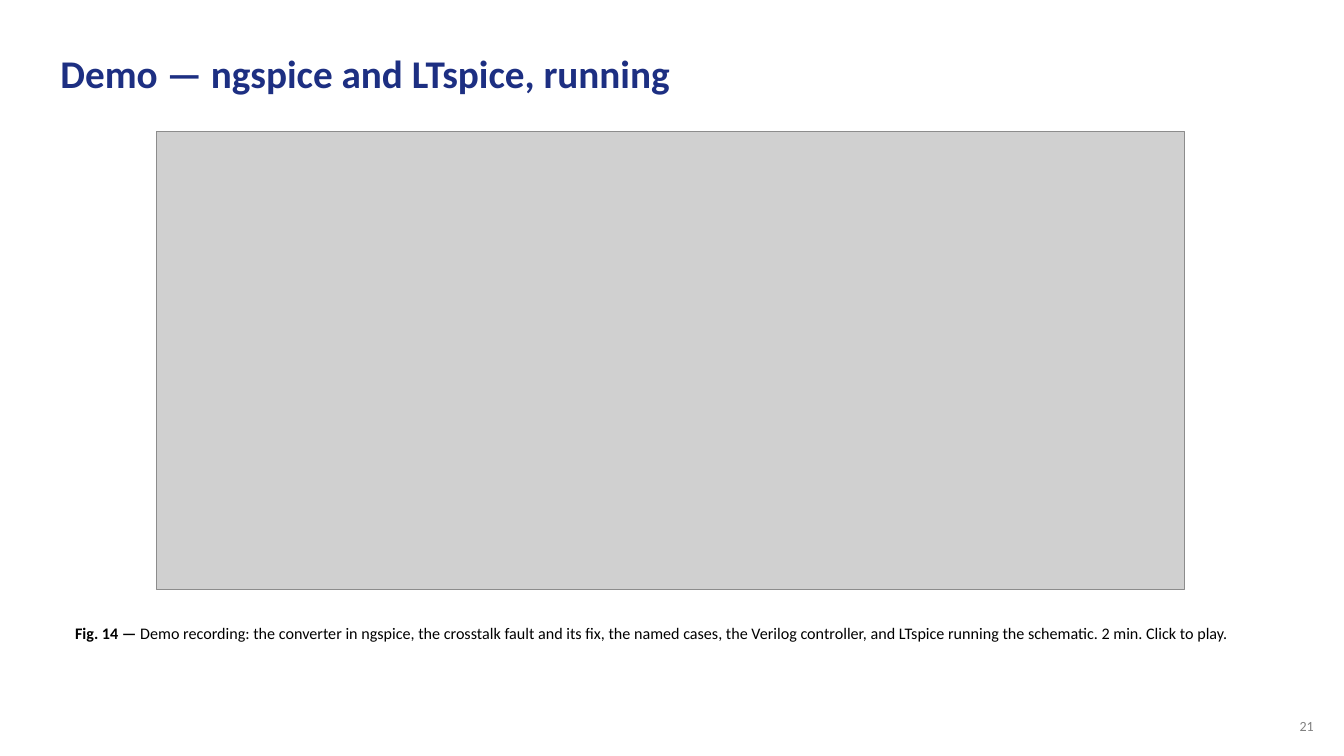
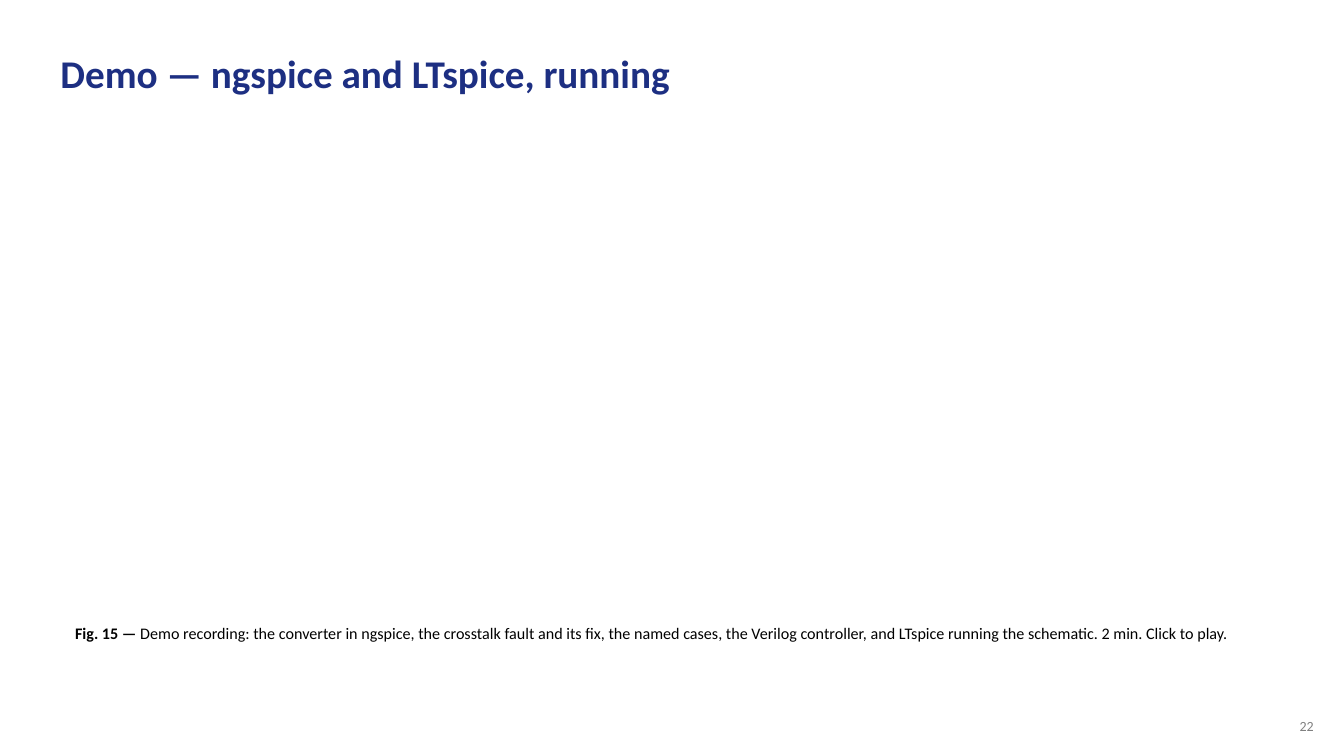
Before and after one commit to Amritha902/gan-driver, a slide deck: slide 22 of review/GaN_Review1_BACKUP.pptx (slide 21 before the commit). Drawn at 1344x756 pixels with LibreOffice and Linux fonts; fonts in the diff are those of the drawing; grey boxes stand for pictures. Boxes give left, top, right and bottom in pixels: in the first picture for what was removed or moved away, otherwise in the second. Text is boxed around its words. In the diff, an @@ line names an element or a change of style, - is before the commit and + after.

```diff
--- a/review/GaN_Review1_BACKUP.pptx
+++ b/review/GaN_Review1_BACKUP.pptx
@@ picture removed at box(156, 131, 1185, 590) @@
@@ text at box(75, 627, 1227, 642): text changed @@
-Fig. 14 — Demo recording: the converter in ngspice, the crosstalk fault and its fix, the named cases, the Verilog controller, and LTspice running the schematic. 2 min. Click to play.
+Fig. 15 — Demo recording: the converter in ngspice, the crosstalk fault and its fix, the named cases, the Verilog controller, and LTspice running the schematic. 2 min. Click to play.
@@ text at box(1300, 722, 1314, 731): text changed @@
-21
+22
```
Also in this commit, not shown: 31 other slides changed, 1 slide added, 5 other files.
